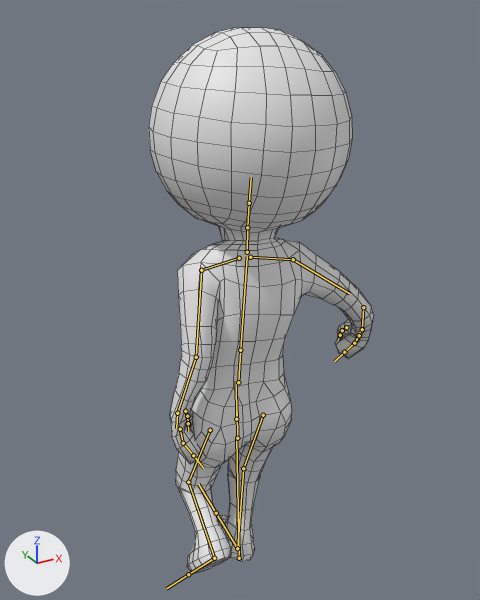
One commit to the FBX model Assets/GarbageKing/Art/Animations/Character/Walking.fbx: the scene before it, then after it.
The view is the same before and after, from a 50 mm lens placed at (-0.935, -1.677, 1.838), pointed at (0.059, 0.131, 0.934). Lighting does not change. The marker at lower left points along +X, +Y and +Z. Both versions are drawn at frame 1 of the action 'Skelet.c|Skelet.c|mixamo.com|Layer0'; the numbers are the values there. The bones that bend it are drawn over the model as lines. Mesh edges are drawn as thin lines.

In view in the first picture: 'Stickman_heads_sphere'.
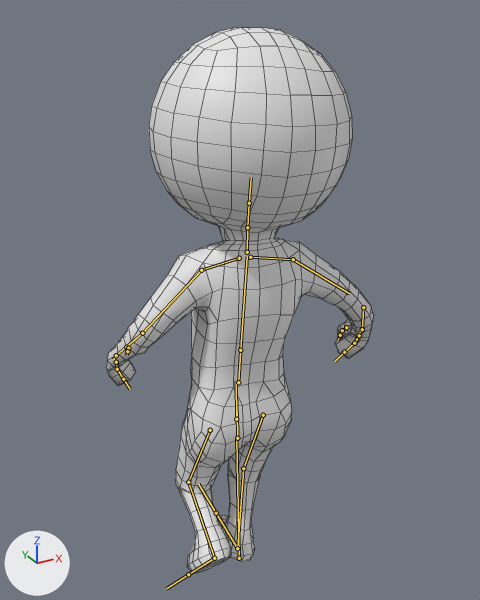
Location of each change, (x1, y1, x2, y2) in pixels of the pictures (480 x 600 px):
'Stickman_heads_sphere', posed (19% wider): before (149, 27, 374, 573); after (106, 27, 374, 573)
bone 'upperarm_l', root to tip: before (201, 270) to (196, 357); after (201, 270) to (142, 333)
bone 'lowerarm_l', root to tip: before (196, 357) to (177, 413); after (142, 333) to (116, 355)

The edits, one by one:
Bone 'upperarm_l' (bone_upperarm_l) turns from (48, 3, -34) to (18, -17, -12) degrees about its own x, y and z.
Bone 'lowerarm_l' (bone_lowerarm_l) turns from (-6, 1, -2) to (21, -17, 0) degrees about its own x, y and z.
